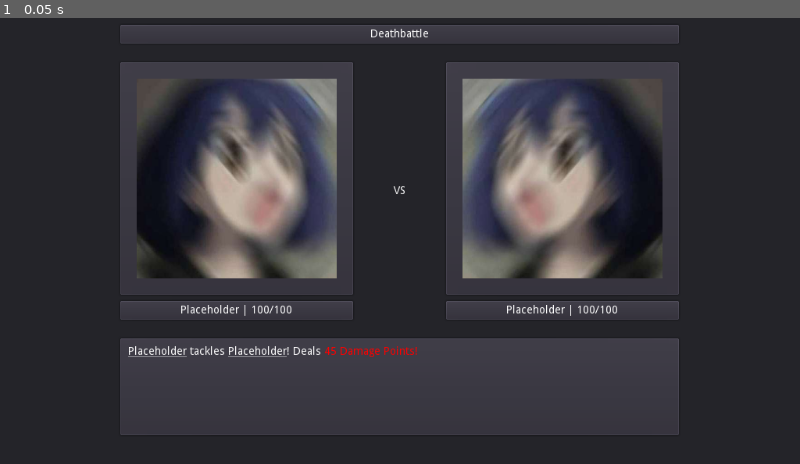
Above: before the commit, frame 1.
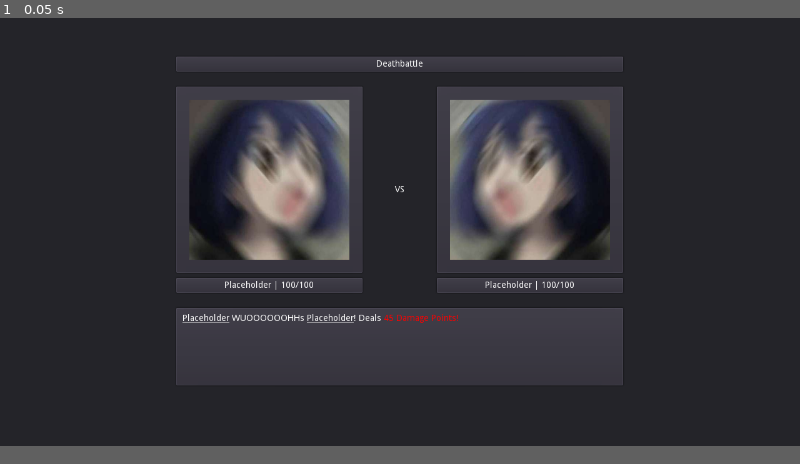
Above: after the commit, the same moment.

Repository: Axsajim/Deathbattle
Game: Godot game, scene res://system/main.tscn
The game is run twice, just before and just after one commit, with the same random seed, the same clock (stepped at 60 frames per second) and the same inputs. The project has no main scene, so this scene is started directly.
Inputs:
- Up to frame 1 (0.05 s): no input
In our replay, the window is 800x468 before the commit and 800x450 after it. These sizes can differ from the game's own. Grey fills any space a smaller window leaves; there, only what the larger window draws over its background counts as a difference.

The runs differ from the first frame. In frame 1, 30% of the frame differs, in the area x 15-85%, y 1-94%.

Commit message:
resize

Diff:
--- a/project.godot
+++ b/project.godot
@@ -13,6 +13,11 @@
 config/name="Godot Deathbattle"
 config/icon="res://icon.png"
 
+[display]
+
+window/size/width=1280
+window/size/height=720
+
 [gui]
 
 common/drop_mouse_on_gui_input_disabled=true
--- a/system/main.tscn
+++ b/system/main.tscn
@@ -13,10 +13,10 @@
 anchor_bottom = 1.0
 
 [node name="MarginContainer" type="MarginContainer" parent="CenterContainer"]
-margin_left = 152.0
-margin_top = 35.0
-margin_right = 871.0
-margin_bottom = 565.0
+margin_left = 280.0
+margin_top = 95.0
+margin_right = 999.0
+margin_bottom = 625.0
 
 [node name="VBoxContainer" type="VBoxContainer" parent="CenterContainer/MarginContainer"]
 margin_right = 719.0
@@ -29,7 +29,7 @@
 size_flags_horizontal = 3
 size_flags_vertical = 3
 
-[node name="Label" type="Label" parent="CenterContainer/MarginContainer/VBoxContainer/Header"]
+[node name="Title" type="Label" parent="CenterContainer/MarginContainer/VBoxContainer/Header"]
 margin_left = 7.0
 margin_top = 7.0
 margin_right = 712.0
@@ -84,7 +84,7 @@
 margin_right = 700.0
 margin_bottom = 109.0
 bbcode_enabled = true
-bbcode_text = "[u]Placeholder[/u] tackles [u]Placeholder[/u]! Deals [color=red]45 Damage Points!"
-text = "Placeholder tackles Placeholder! Deals 45 Damage Points!"
+bbcode_text = "[u]Placeholder[/u] WUOOOOOOHHs [u]Placeholder[/u]! Deals [color=red]45 Damage Points!"
+text = "Placeholder WUOOOOOOHHs Placeholder! Deals 45 Damage Points!"
 
 [editable path="CenterContainer/MarginContainer/VBoxContainer/FighterContainer/Fighter1"]
